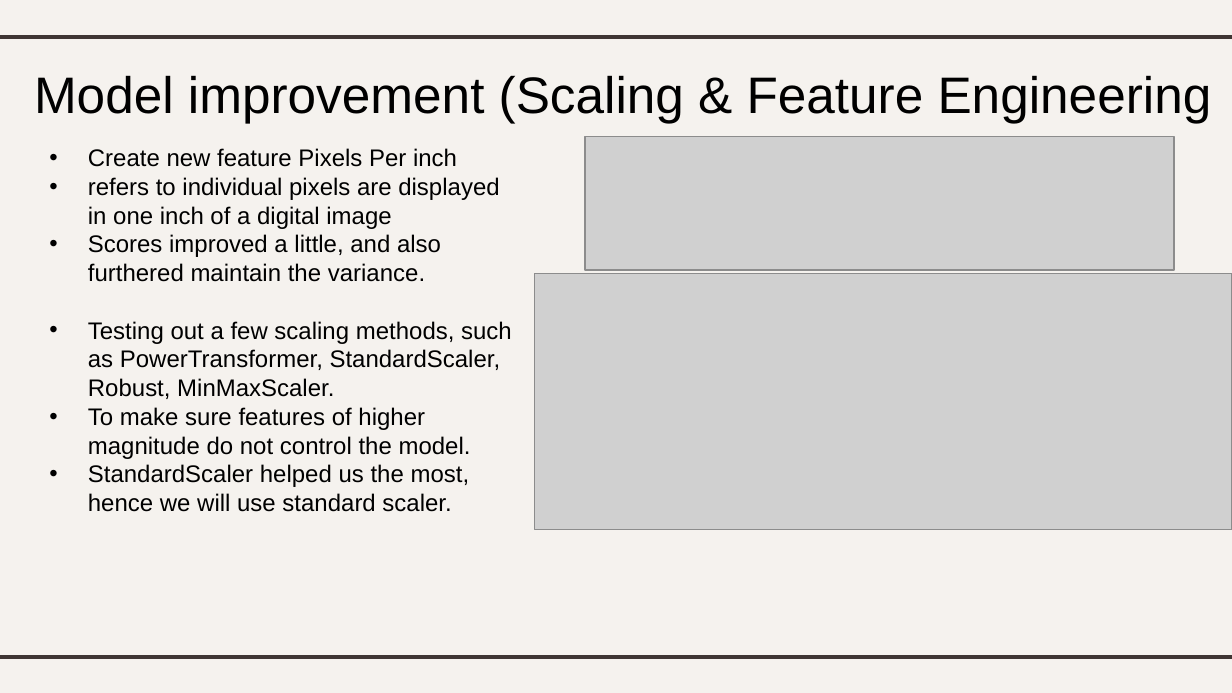
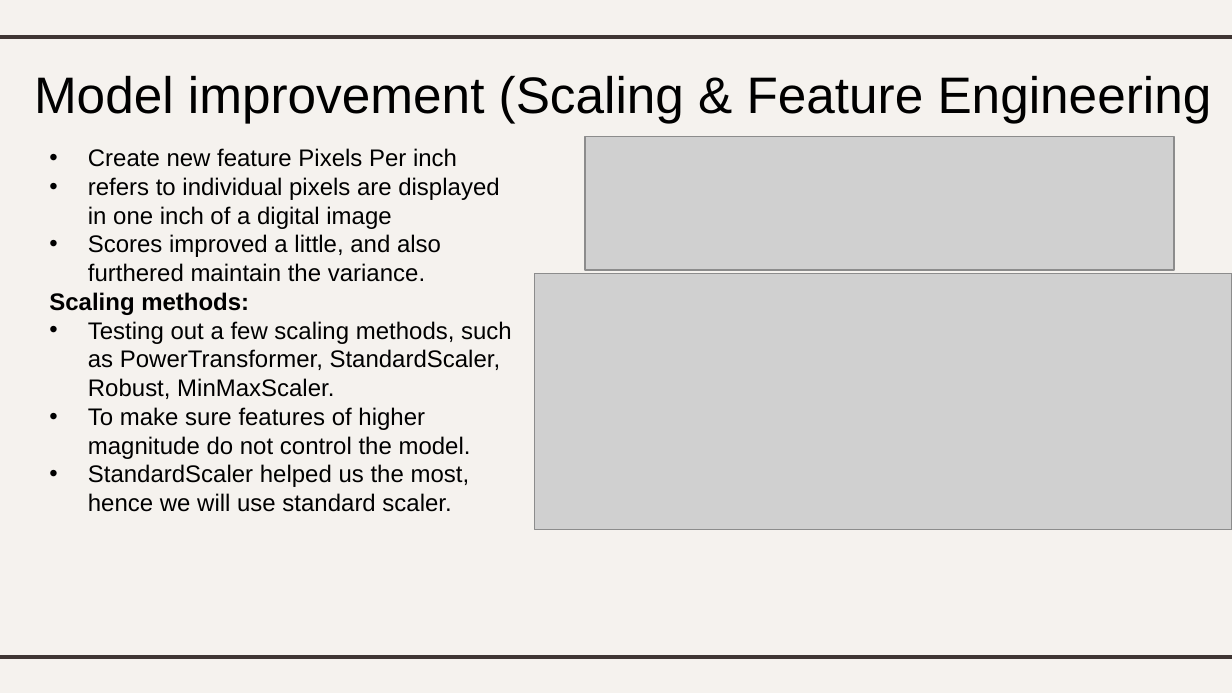
Before and after one commit to lhurr/Machine-Learning, a slide deck: slide 24 of DAAA2A02-2112589-LimHur-Regression.pptx. Drawn at 1232x693 pixels with LibreOffice and Linux fonts; fonts in the diff are those of the drawing; grey boxes stand for pictures. Boxes give left, top, right and bottom in pixels: in the first picture for what was removed or moved away, otherwise in the second. Text is boxed around its words. In the diff, an @@ line names an element or a change of style, - is before the commit and + after.

```diff
--- a/DAAA2A02-2112589-LimHur-Regression.pptx
+++ b/DAAA2A02-2112589-LimHur-Regression.pptx
@@ text at <box>49,292,249,315</box>: paragraph added @@
+Scaling methods:
```
Also in this commit, not shown: 6 other slides changed, 1 other file.
